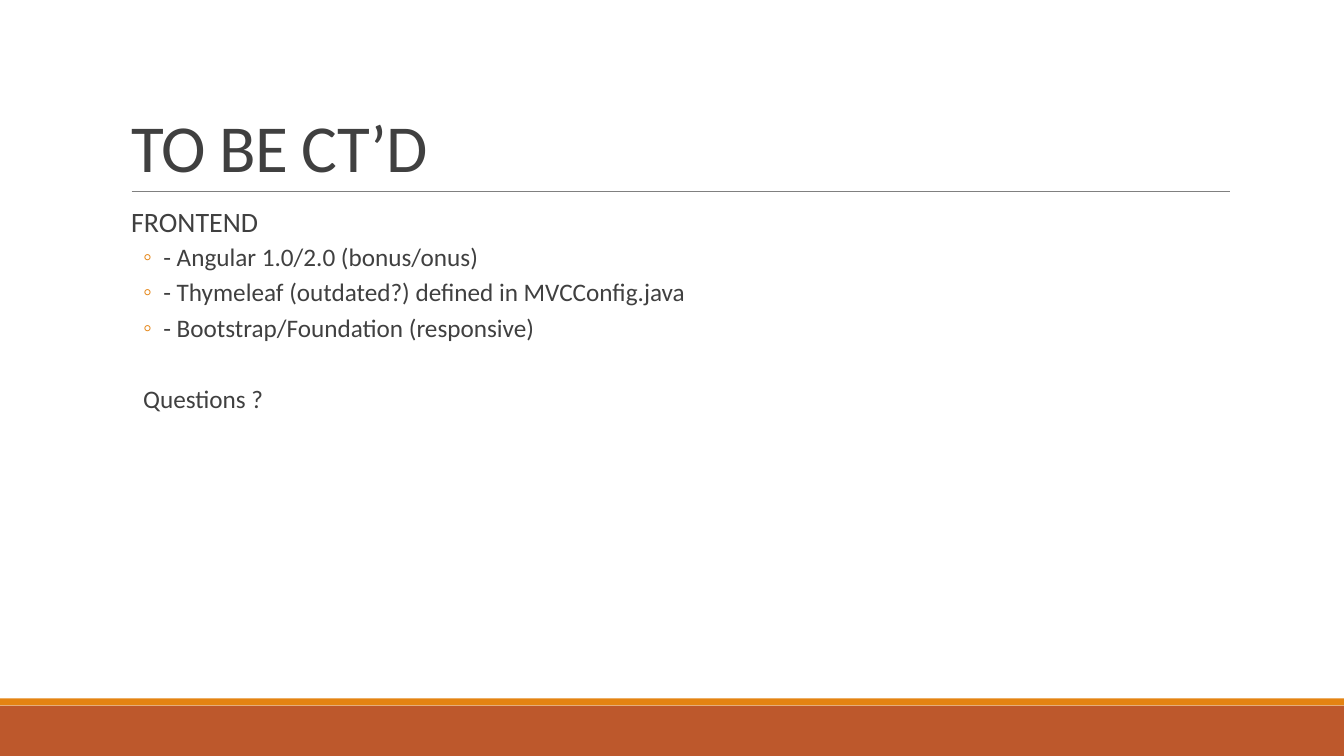
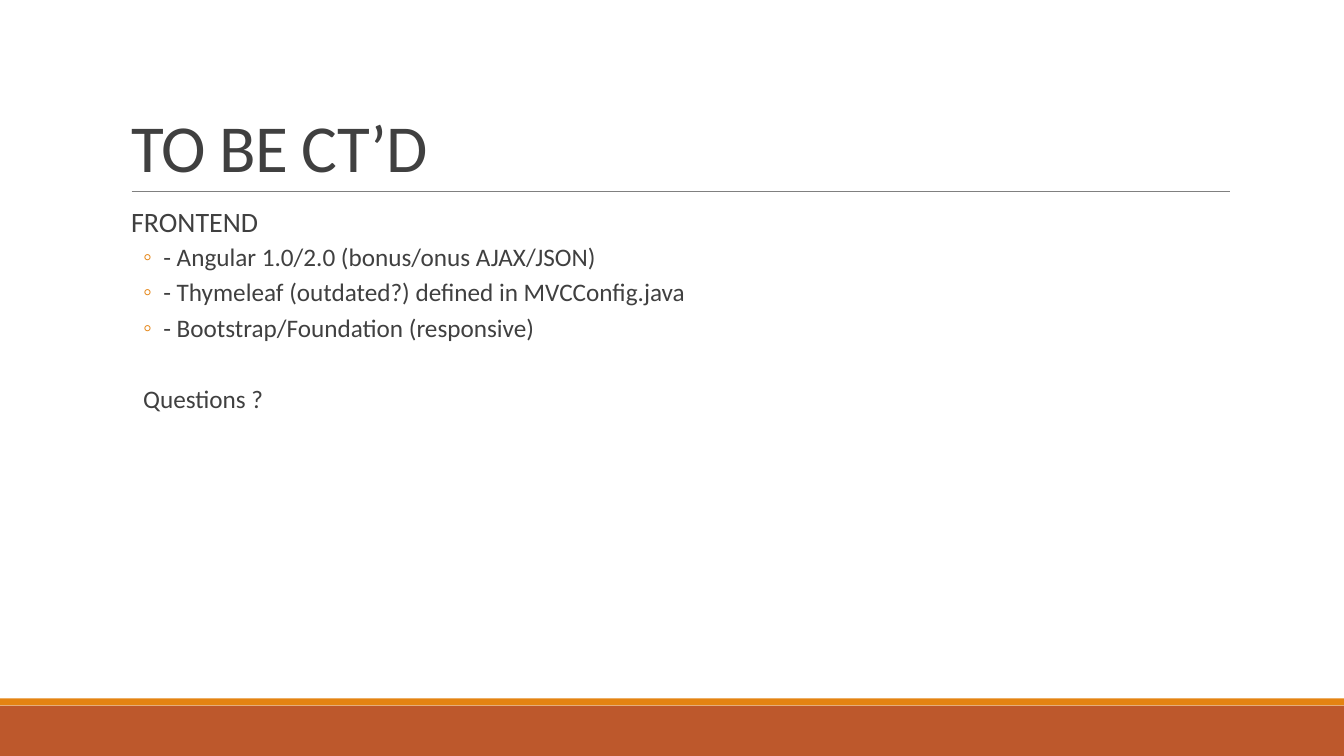
Before and after one commit to jminiko/demorbc, a slide deck: slide 7 of SPRING BOOT PETSTORE.pptx. Drawn at 1344x756 pixels with LibreOffice and Linux fonts; fonts in the diff are those of the drawing. Boxes give left, top, right and bottom in pixels: in the first picture for what was removed or moved away, otherwise in the second. Text is boxed around its words. In the diff, an @@ line names an element or a change of style, - is before the commit and + after.

```diff
--- a/SPRING BOOT PETSTORE.pptx
+++ b/SPRING BOOT PETSTORE.pptx
@@ text at (177, 248, 595, 271): text changed @@
-  ◦ - Angular 1.0/2.0 (bonus/onus)
+  ◦ - Angular 1.0/2.0 (bonus/onus AJAX/JSON)
```
Also in this commit, not shown: 1 other slide changed, 2 other files.
